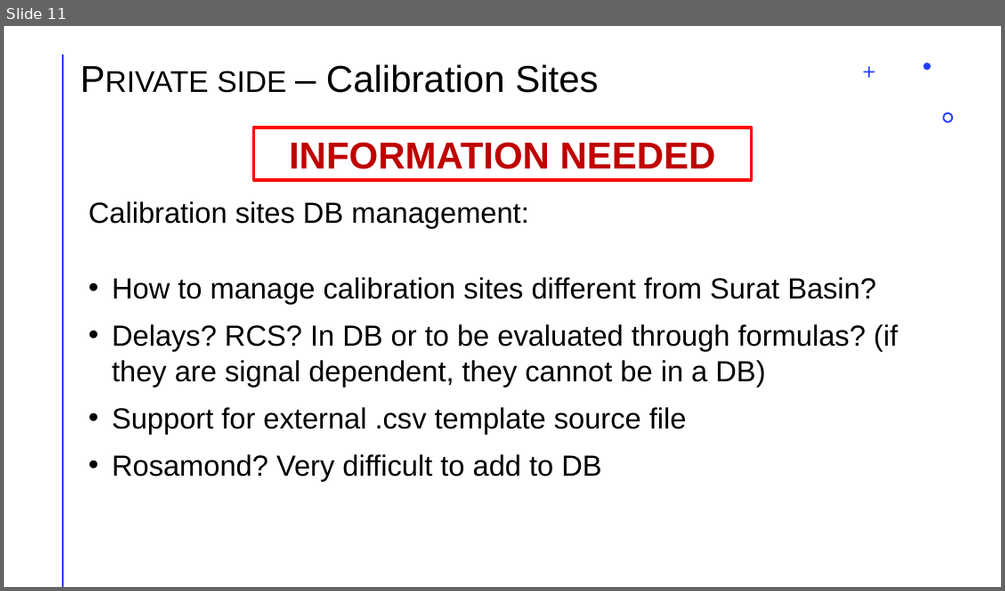
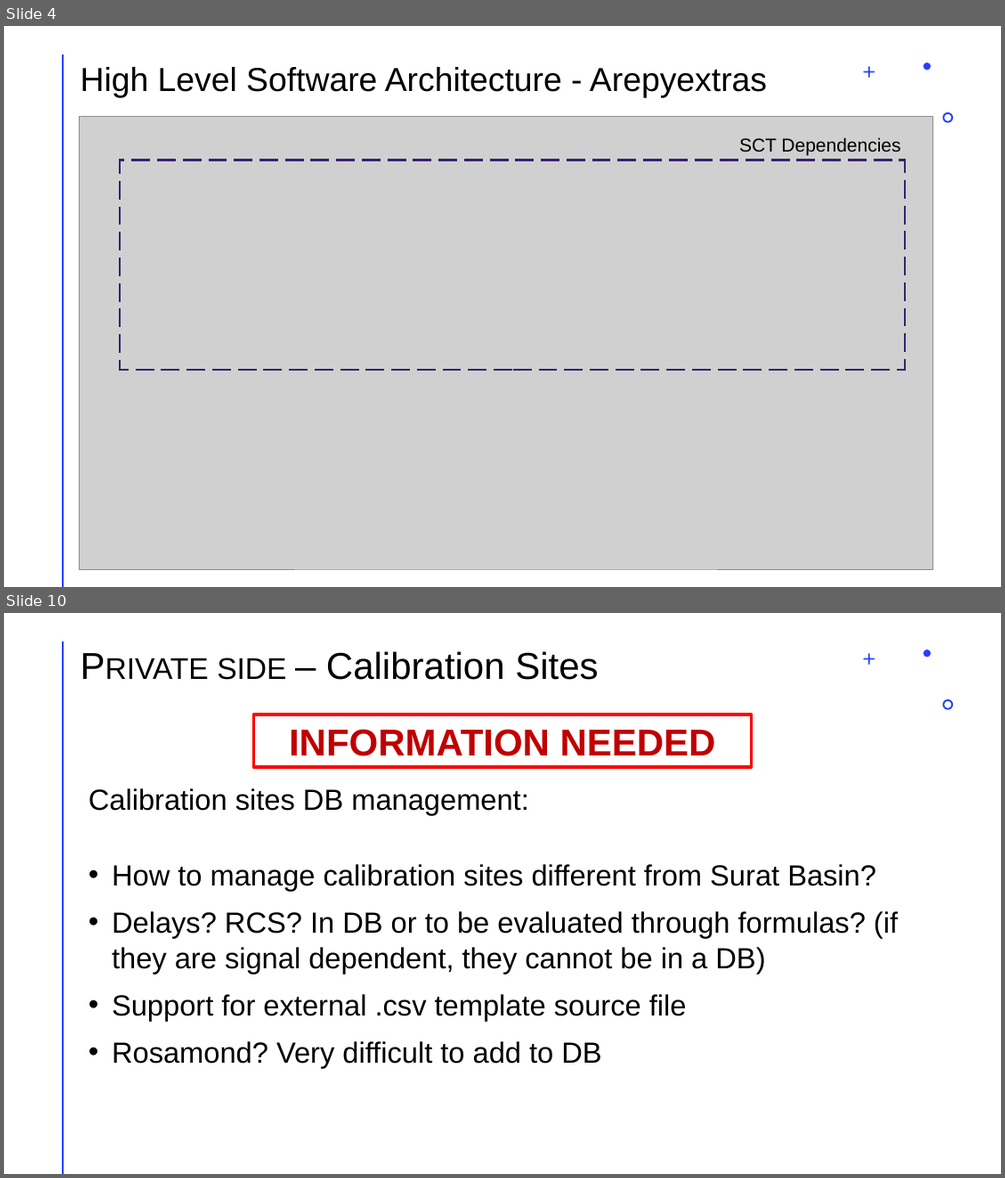
Before and after one commit to aresys-srl/sct, a slide deck: documentation/new_sct_status_update.pptx. Shown one above the other, each under a label of ours: slide 11 before the commit, slides 4 and 10 after it; the slides between them are not shown. The pictures are 1005x591 and 1005x1178 pixels, drawn with LibreOffice and Linux fonts; fonts in the diff are those of the drawing; grey boxes stand for pictures. Boxes give left, top, right and bottom in pixels: in the first picture for what was removed or moved away, otherwise in the second. Text is boxed around its words. In the diff, an @@ line names an element or a change of style, - is before the commit and + after.

```diff
--- a/documentation/new_sct_status_update.pptx
+++ b/documentation/new_sct_status_update.pptx
@@ slide 4 added at bbox=[4, 26, 1001, 587], background #FFFFFF; not listed: 4 template elements that a slide beside it also shows @@
@@ title added at bbox=[81, 67, 767, 98], 32 pt, text #000000 @@
+High Level Software Architecture - Arepyextras
@@ picture added at bbox=[80, 117, 933, 569] @@
@@ text added at bbox=[739, 137, 900, 156], 18 pt, text #000000 @@
+SCT Dependencies
@@ rectangle added at bbox=[120, 160, 905, 370], outline #392270 2.25 pt dashed @@
@@ what was slide 11 is now slide 10 @@
```
Also in this commit, not shown: 8 slides changed, 1 other slide added, 3 slides removed, 45 other files.
